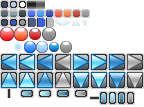
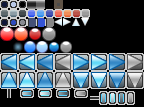
Layers edited between the first and the second 144px x 107px image:
added layer "guide layer" above "title lost focus" over [54, 0, 63, 9]
showed "__tmp bg" over [0, 0, 144, 107]
